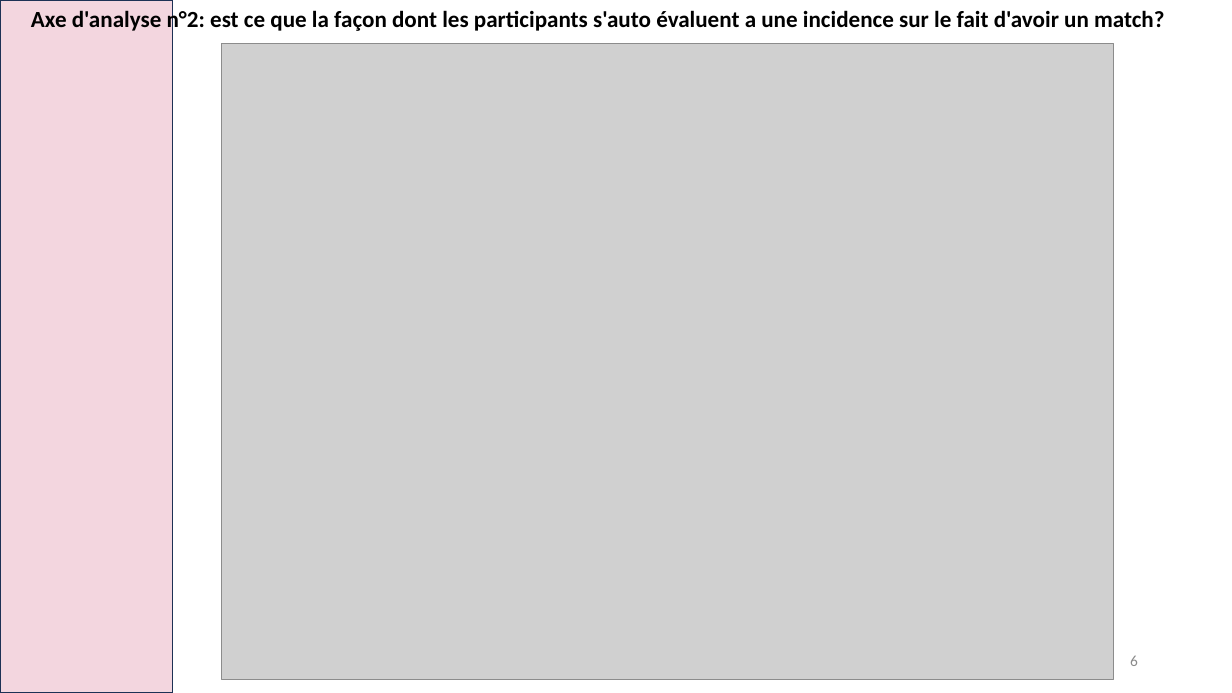
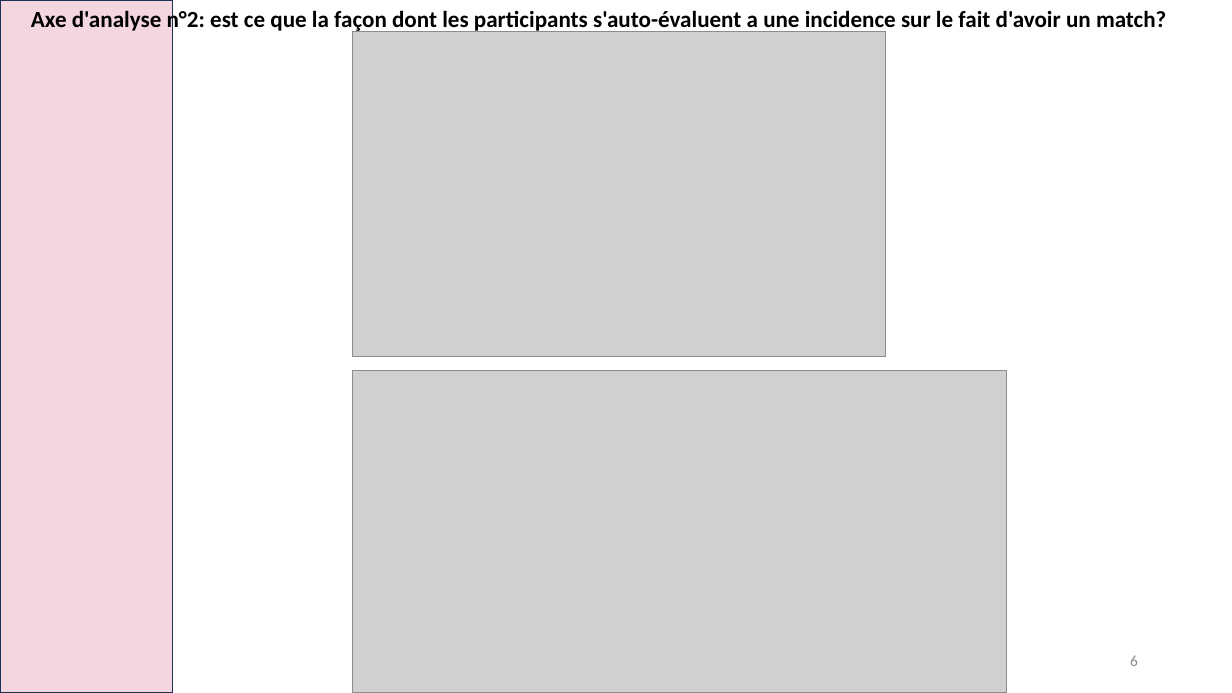
Before and after one commit to laura-lucchini/projet_speed_dating_bloc2_RNCP, a slide deck: slide 6 of speed_dating.pptx. Drawn at 1232x693 pixels with LibreOffice and Linux fonts; fonts in the diff are those of the drawing; grey boxes stand for pictures. Boxes give left, top, right and bottom in pixels: in the first picture for what was removed or moved away, otherwise in the second. Text is boxed around its words. In the diff, an @@ line names an element or a change of style, - is before the commit and + after.

```diff
--- a/speed_dating.pptx
+++ b/speed_dating.pptx
@@ text at <box>31,8,1166,34</box>: text changed @@
-Axe d'analyse n°2: est ce que la façon dont les participants s'auto évaluent a une incidence sur le fait d'avoir un match?
+Axe d'analyse n°2: est ce que la façon dont les participants s'auto-évaluent a une incidence sur le fait d'avoir un match?
@@ picture removed at <box>221,43,1114,679</box> @@
@@ picture added at <box>352,31,885,357</box> @@
@@ picture added at <box>352,371,1006,693</box> @@
```
Also in this commit, not shown: 9 other slides changed, 1 other file.
